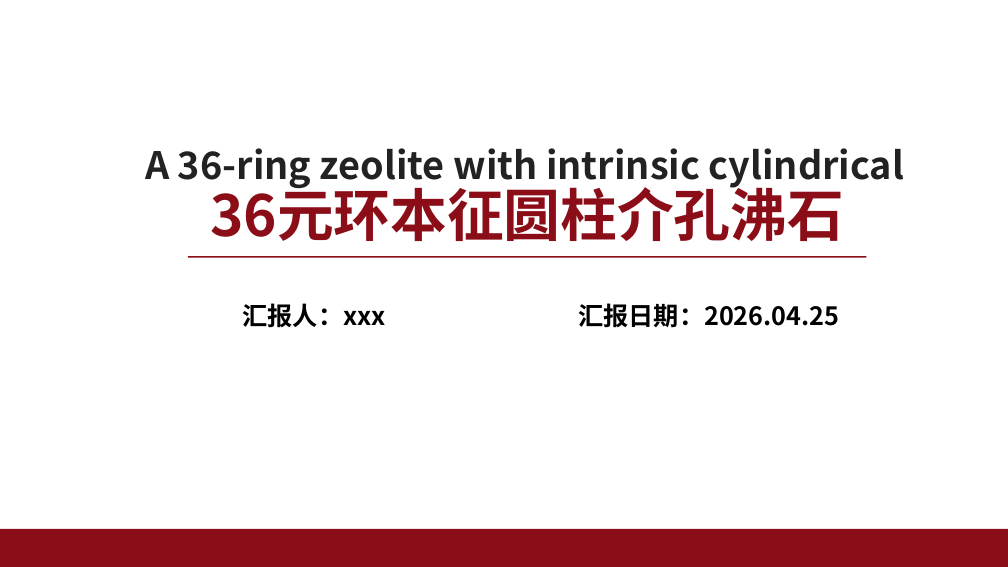
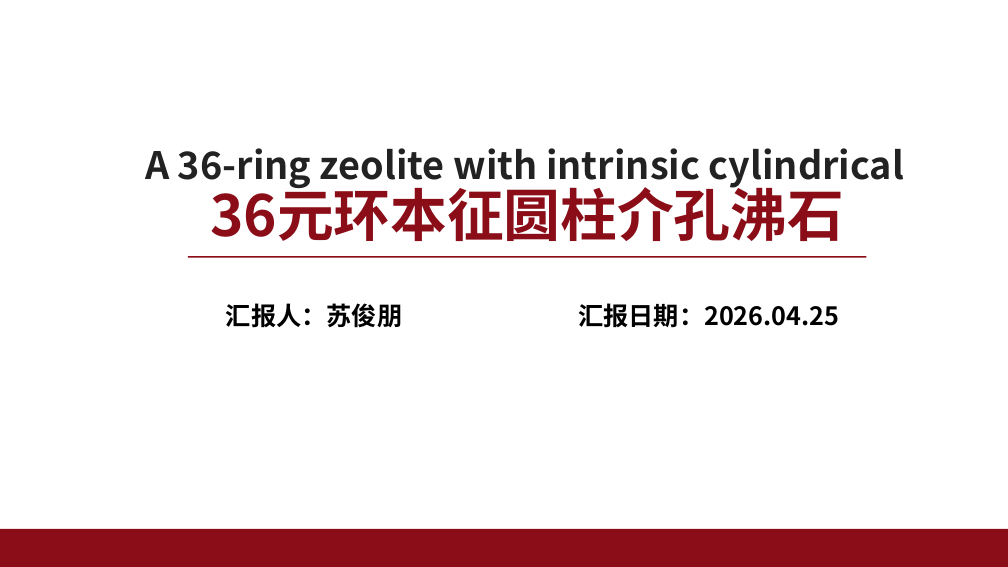
Before and after one commit to fangyuanopus/literature-report-ppt-builder, a slide deck: slide 1 of academic-slide-minimalist/assets/sample-literature-report.pptx. Drawn at 1008x567 pixels with LibreOffice and Linux fonts; fonts in the diff are those of the drawing. Boxes give left, top, right and bottom in pixels: in the first picture for what was removed or moved away, otherwise in the second. Text is boxed around its words. In the diff, an @@ line names an element or a change of style, - is before the commit and + after.

Commit message:
Update academic slide minimalist skill

```diff
--- a/academic-slide-minimalist/assets/sample-literature-report.pptx
+++ b/academic-slide-minimalist/assets/sample-literature-report.pptx
@@ text at (226,303,402,328): text changed @@
-汇报人：xxx
+汇报人：苏俊朋
```
Also in this commit, not shown: 8 other files.
